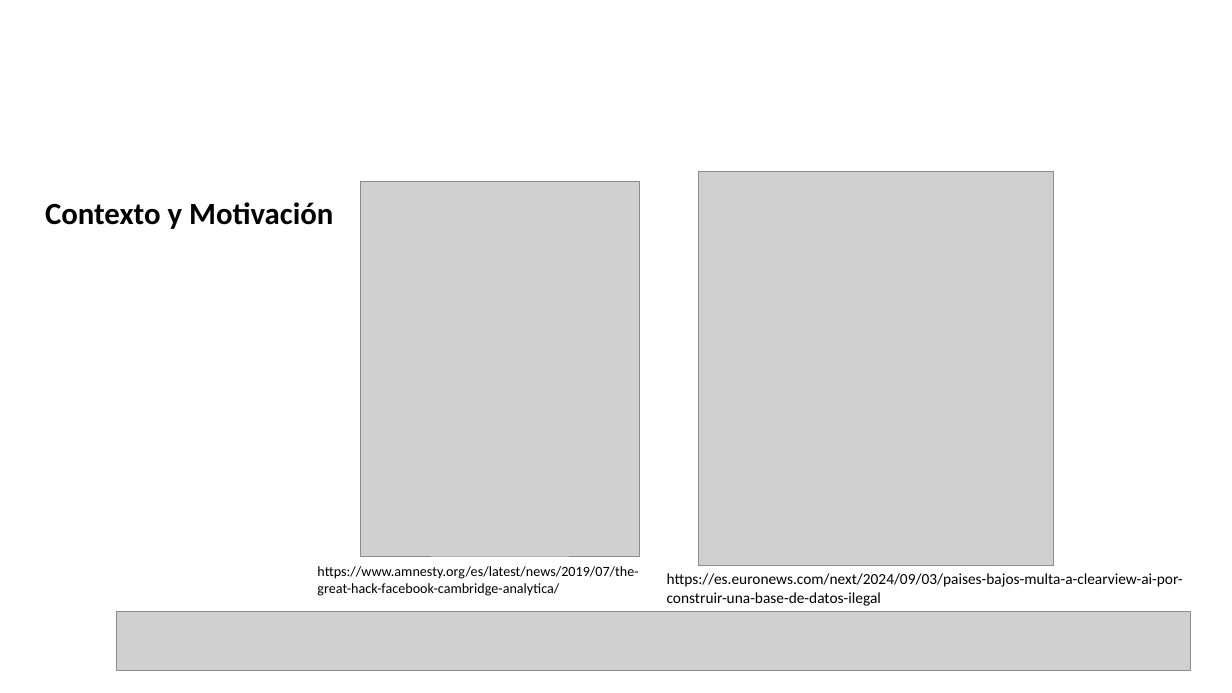
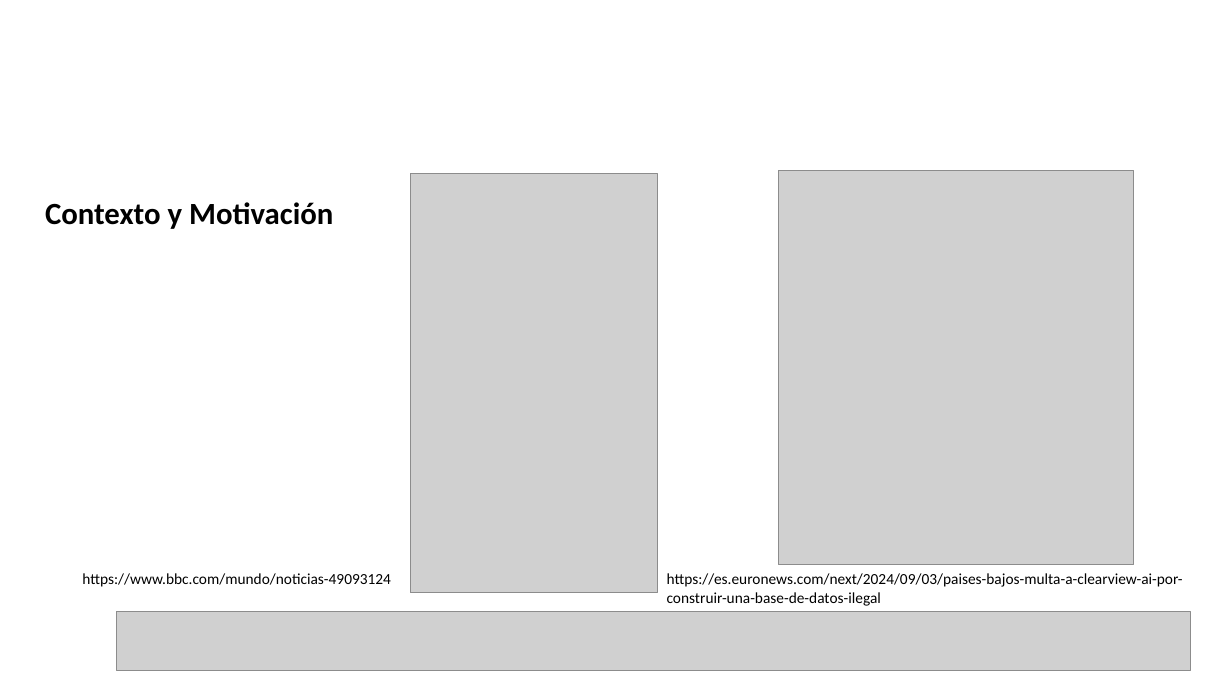
Before and after one commit to JCVLionHearth/datasciencecoursera, a slide deck: slide 5 of presentación simposio.pptx. Drawn at 1232x693 pixels with LibreOffice and Linux fonts; fonts in the diff are those of the drawing; grey boxes stand for pictures; background and template pictures are left out. Boxes give left, top, right and bottom in pixels: in the first picture for what was removed or moved away, otherwise in the second. Text is boxed around its words. In the diff, an @@ line names an element or a change of style, - is before the commit and + after.

Commit message:
PRESENTACION FINAL FINAL

```diff
--- a/presentación simposio.pptx
+++ b/presentación simposio.pptx
@@ picture: place and size @@
-picture at box(360, 181, 640, 556)
+picture at box(410, 174, 658, 593)
@@ picture: place and size @@
-picture at box(699, 171, 1054, 566)
+picture at box(778, 170, 1133, 565)
@@ text removed at box(317, 566, 638, 596) @@
-https://www.amnesty.org/es/latest/news/2019/07/the-great-hack-facebook-cambridge-analytica/
@@ text added at box(82, 573, 391, 587), 12 pt, text #000000 @@
+https://www.bbc.com/mundo/noticias-49093124
```
